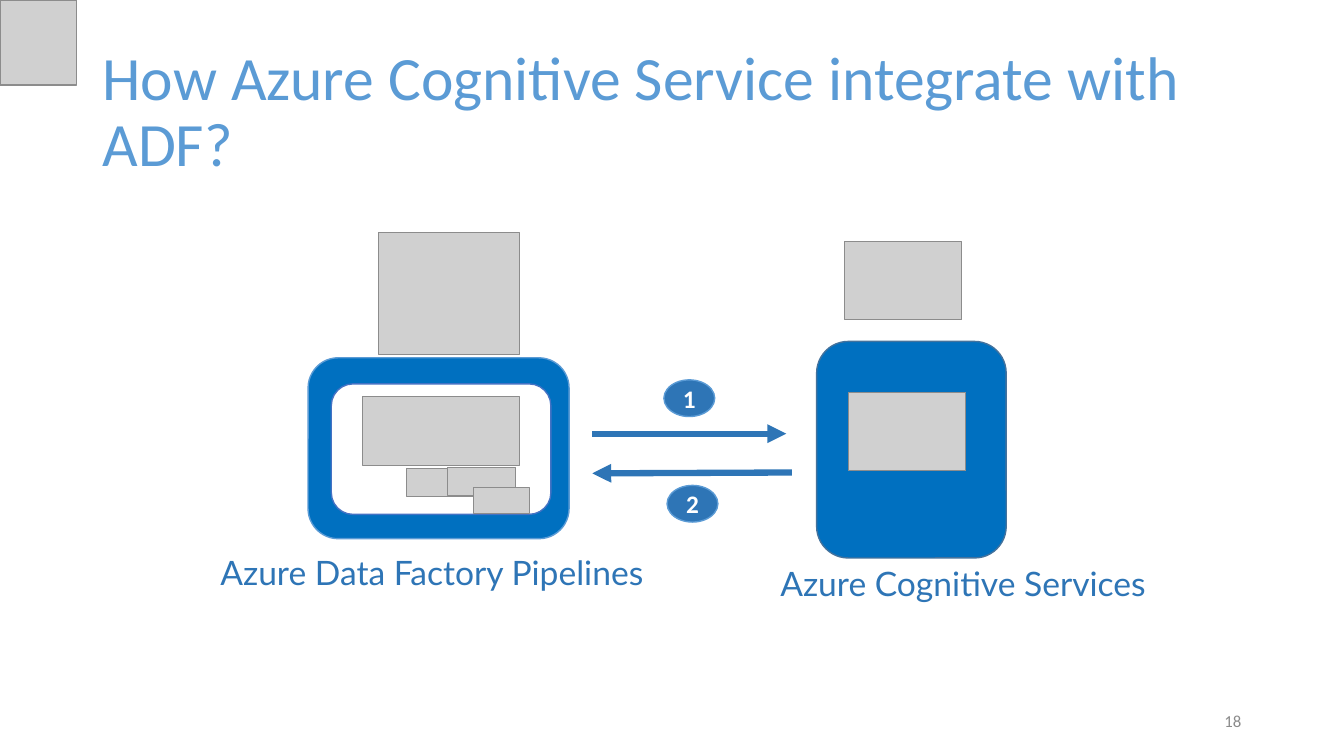
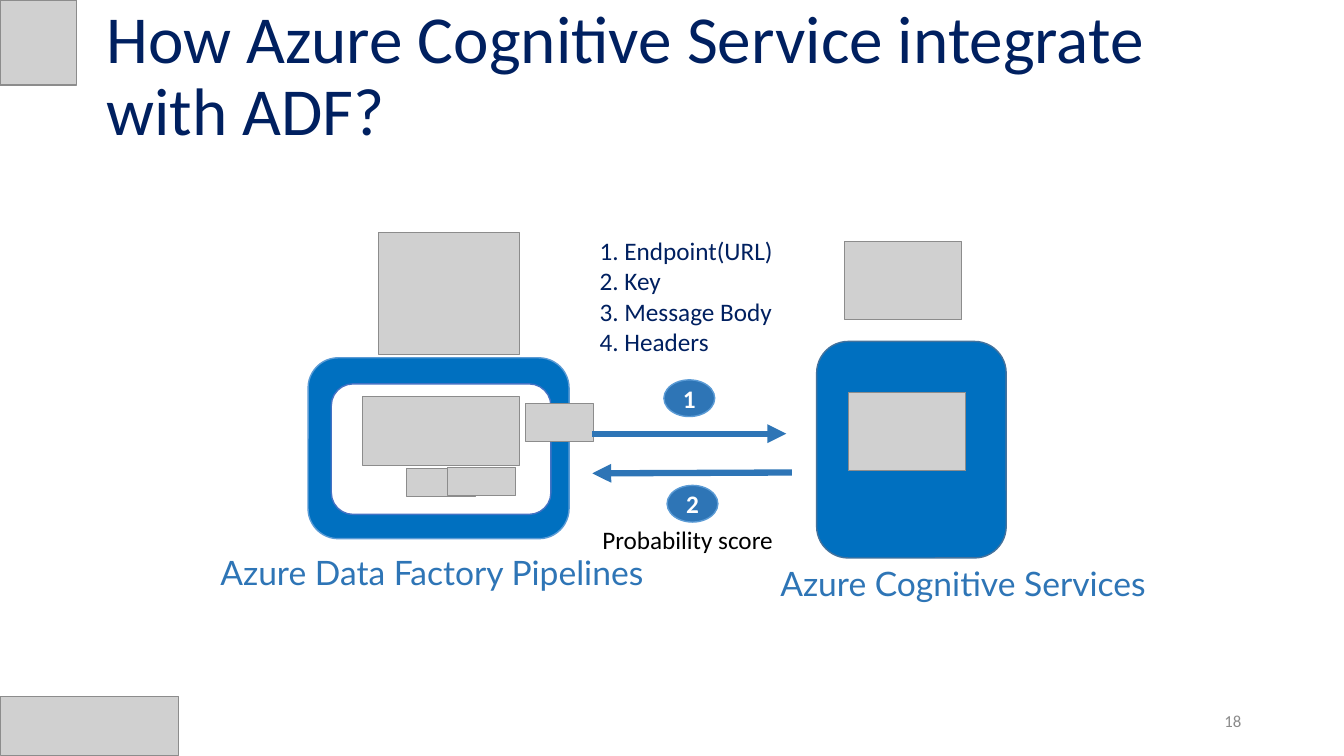
Before and after one commit to alpaBuddhabhatti/CloudBrew2022, a slide deck: slide 18 of Sentiment Analysis using Azure Data Factory and Azure Cognitive service_CloudBrew2022.pptx. Drawn at 1344x756 pixels with LibreOffice and Linux fonts; fonts in the diff are those of the drawing; grey boxes stand for pictures. Boxes give left, top, right and bottom in pixels: in the first picture for what was removed or moved away, otherwise in the second. Text is boxed around its words. In the diff, an @@ line names an element or a change of style, - is before the commit and + after.

```diff
--- a/Sentiment Analysis using Azure Data Factory and Azure Cognitive service_CloudBrew2022.pptx
+++ b/Sentiment Analysis using Azure Data Factory and Azure Cognitive service_CloudBrew2022.pptx
@@ title "How Azure Cognitive Service integrate ...": place and size @@
-title "How Azure Cognitive Service integrate ..." at [102,57,1178,167]
+title "How Azure Cognitive Service integrate ..." at [106,16,1144,136]
@@ title "How Azure Cognitive Service integrate ..." at [106,16,1144,136]: size 44 to 48 pt, text colour #5B9BD5 to #002060 @@
@@ text added at [600,242,772,352], 18 pt, text #002060 @@
+1. Endpoint(URL)
+2. Key
+3. Message Body
+4. Headers
@@ picture added at [525,403,594,442] @@
@@ picture removed at [474,487,529,513] @@
@@ text added at [602,531,773,553], 18 pt, text #000000 @@
+Probability score
@@ picture added at [1,696,178,756] @@
```
Also in this commit, not shown: 22 other slides changed.
